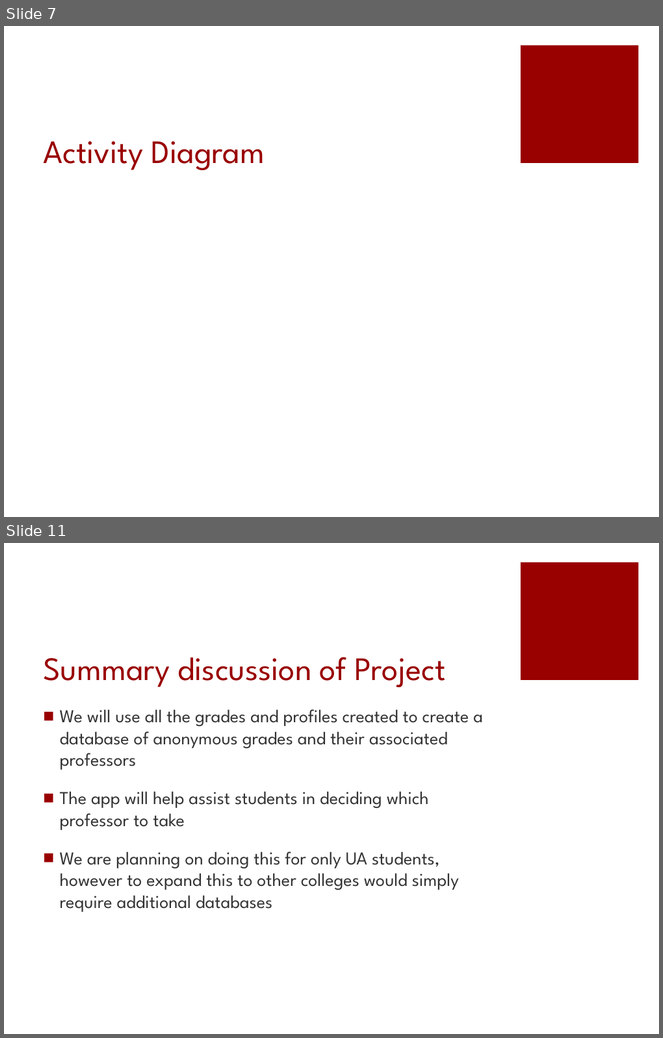
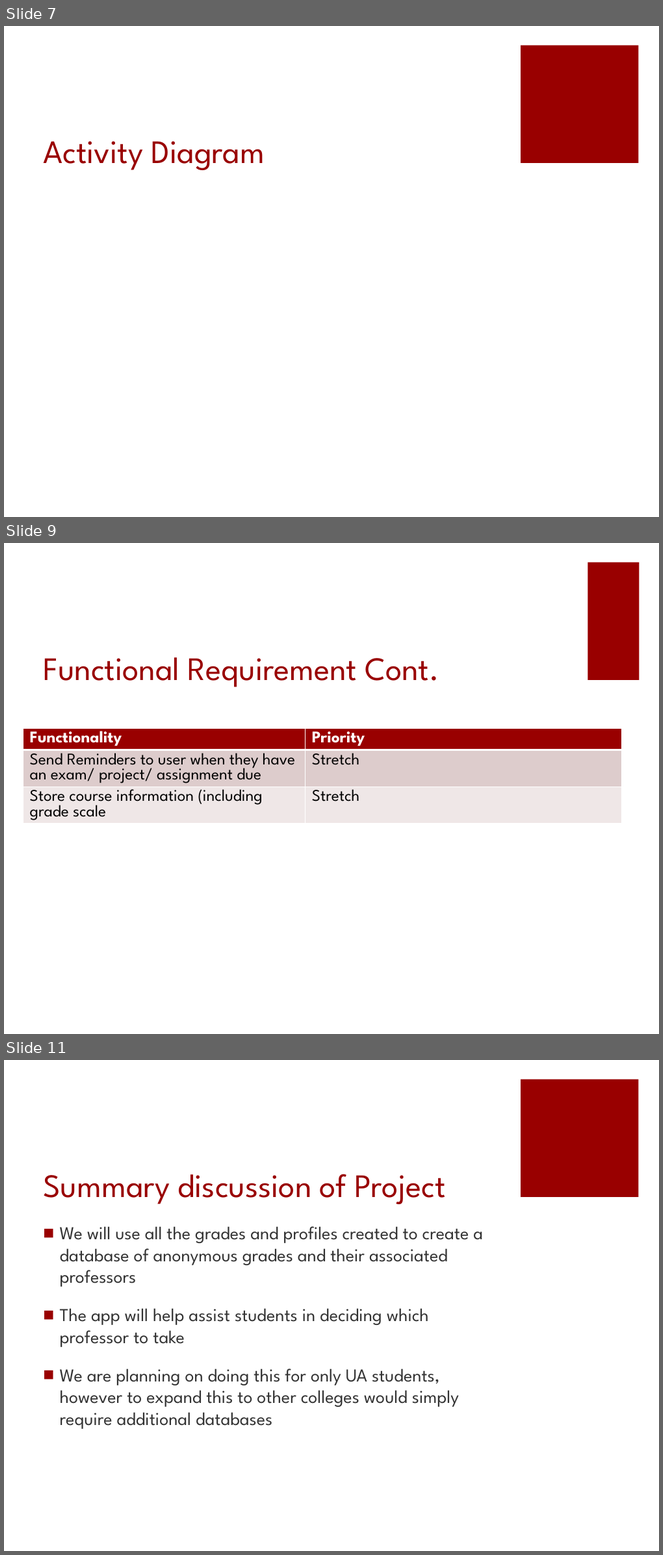
Before and after one commit to amdonham/DropGrade, a slide deck: Documents/SeniorDesignRequirementsP1.pptx. Shown one above the other, each under a label of ours: slides 7 and 11 before the commit, slides 7, 9 and 11 after it; the slides between them are not shown. The pictures are 663x1038 and 663x1555 pixels, drawn with LibreOffice and Linux fonts; fonts in the diff are those of the drawing. Boxes give left, top, right and bottom in pixels: in the first picture for what was removed or moved away, otherwise in the second. Text is boxed around its words. In the diff, an @@ line names an element or a change of style, - is before the commit and + after.

```diff
--- a/Documents/SeniorDesignRequirementsP1.pptx
+++ b/Documents/SeniorDesignRequirementsP1.pptx
@@ slide 9 added at (4,543,659,1034), background #FFFFFF @@
@@ rectangle added at (588,562,640,680), fill #990000 @@
@@ title added at (43,657,439,687), 36 pt, text #990000 @@
+Functional Requirement Cont.
@@ table added at (23,728,622,866), 3 rows, 2 columns @@
+Functionality | Priority
+Send Reminders to user when they have an exam/ project/ assignment due | Stretch
+Store course information (including grade scale | Stretch
```
Also in this commit, not shown: 3 slides changed, 1 other slide added, 2 slides removed, 1 other file.
